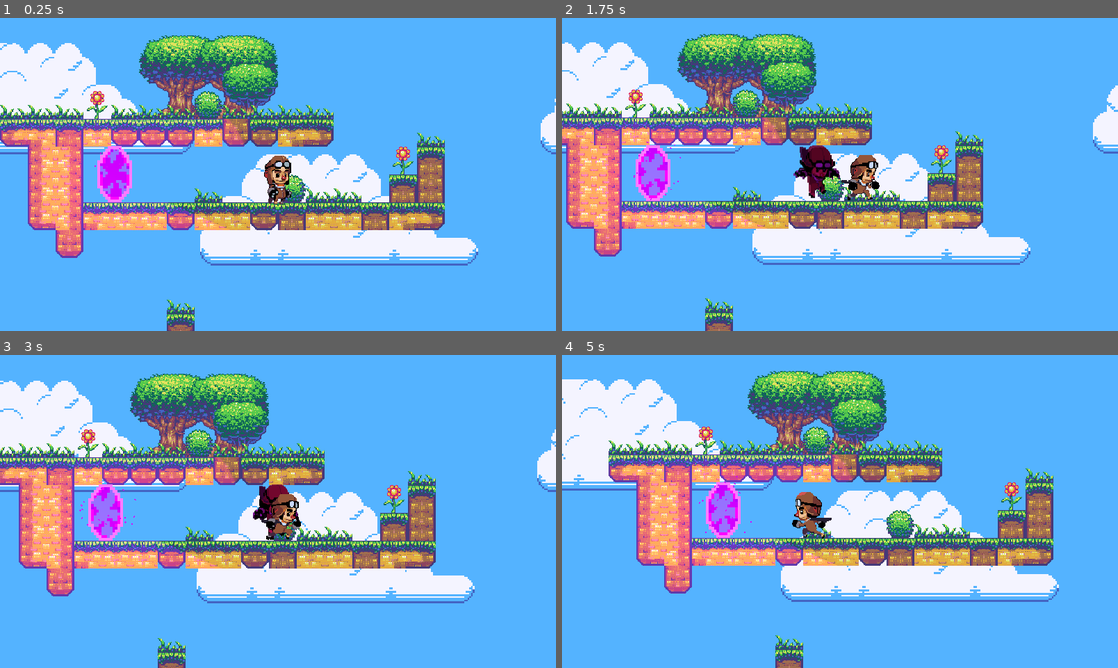
Above: before the commit, frames 1-4 (two rows, left to right).
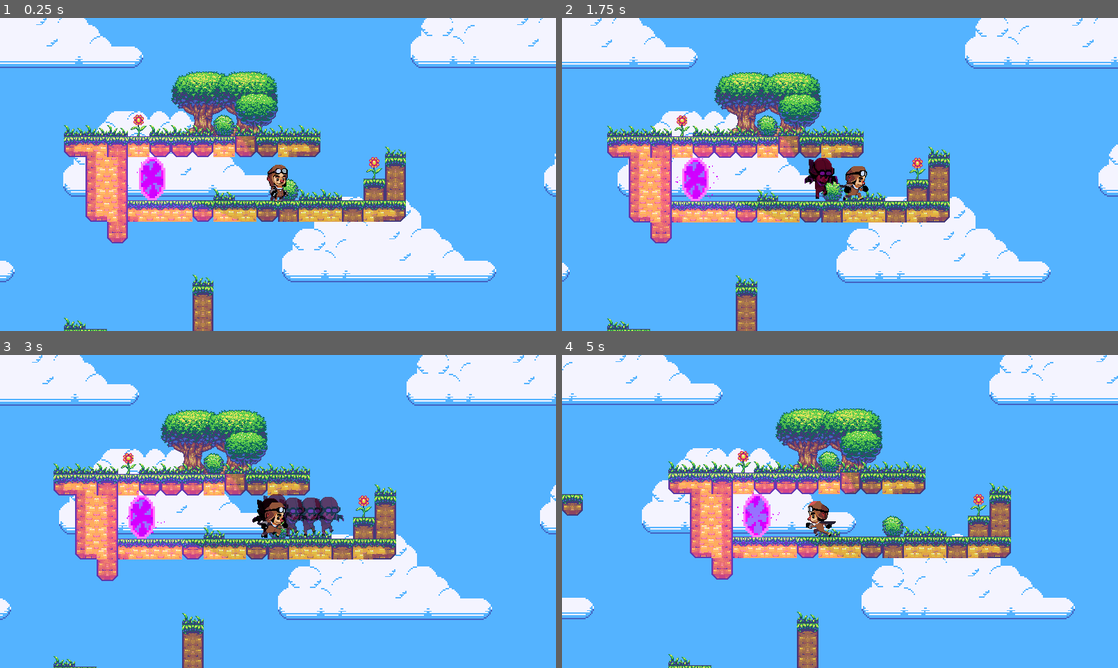
Above: after the commit, the same moments.

Repository: seanlim/zendari
Game: Godot game, scene res://Worlds/Sandbox.tscn
The game is run twice, just before and just after one commit, with the same random seed, the same clock (stepped at 60 frames per second) and the same inputs.
Inputs:
- Up to frame 1 (0.25 s): no input
- Up to frame 2 (1.75 s): hold Shift (player_rewind) 0.53-1.28 s; hold Right (ui_right) from 0.53 s (still down); tap Up (ui_up) at 0.77, 1.52 s; tap Shift (player_rewind) at 1.35 s
- Up to frame 3 (3 s): release Right (ui_right) at 2.03 s; hold Left (ui_left) 2.03-2.78 s; hold Shift (player_rewind) 2.03-2.78 s; hold Right (ui_right) from 2.78 s (still down); tap Shift (player_rewind) at 2.85 s
- Up to frame 4 (5 s): tap Up (ui_up) at 3.02, 3.77, 4.52 s; hold Shift (player_rewind) 3.53-4.28 s; release Right (ui_right) at 4.28 s; hold Left (ui_left) from 4.28 s (still down); tap Shift (player_rewind) at 4.35 s

The runs differ from the first frame. In frame 1, 44% of the frame differs, in the area x 0-100%, y 0-100%; in frame 2, 44%; in frame 3, 44%; in frame 4, 45%.

Commit message:
Adjust rewind speed

Diff:
--- a/Components/Player.tscn
+++ b/Components/Player.tscn
@@ -1,20 +1,62 @@
 [gd_scene load_steps=23 format=2]
 
 [ext_resource path="res://Player.gd" type="Script" id=1]
-[ext_resource path="res://Player/Jump4.png" type="Texture" id=2]
-[ext_resource path="res://World.shader" type="Shader" id=3]
-[ext_resource path="res://white.png" type="Texture" id=4]
-[ext_resource path="res://Player/Idle0.png" type="Texture" id=5]
+[ext_resource path="res://World.shader" type="Shader" id=2]
+[ext_resource path="res://white.png" type="Texture" id=3]
+[ext_resource path="res://Player/Idle0.png" type="Texture" id=4]
+[ext_resource path="res://Player/Jump4.png" type="Texture" id=5]
 [ext_resource path="res://Player/Run0.png" type="Texture" id=6]
 [ext_resource path="res://Player/Run1.png" type="Texture" id=7]
 [ext_resource path="res://Player/Run2.png" type="Texture" id=8]
 [ext_resource path="res://Player/Run3.png" type="Texture" id=9]
 [ext_resource path="res://Player/Run4.png" type="Texture" id=10]
 [ext_resource path="res://Player/Run7.png" type="Texture" id=11]
-[ext_resource path="res://Player/Jump3.png" type="Texture" id=12]
-[ext_resource path="res://Player/Jump0.png" type="Texture" id=13]
+[ext_resource path="res://Player/Jump0.png" type="Texture" id=12]
+[ext_resource path="res://Player/Jump3.png" type="Texture" id=13]
 [ext_resource path="res://Camera2D.gd" type="Script" id=14]
 [ext_resource path="res://Player/rewind.wav" type="AudioStream" id=15]
+
+[sub_resource type="ShaderMaterial" id=4]
+
+render_priority = 0
+shader = ExtResource( 2 )
+shader_param/rewind = false
+_sections_unfolded = [ "Resource", "shader_param" ]
+
+[sub_resource type="SpriteFrames" id=5]
+
+animations = [ {
+"frames": [ ExtResource( 4 ) ],
+"loop": true,
+"name": "idle",
+"speed": 5.0
+}, {
+"frames": [ ExtResource( 5 ) ],
+"loop": true,
+"name": "rewind",
+"speed": 5.0
+}, {
+"frames": [ ExtResource( 6 ), ExtResource( 7 ), ExtResource( 8 ), ExtResource( 9 ), ExtResource( 10 ), ExtResource( 11 ) ],
+"loop": true,
+"name": "run",
+"speed": 10.0
+}, {
+"frames": [ ExtResource( 12 ) ],
+"loop": true,
+"name": "jump",
+"speed": 10.0
+}, {
+"frames": [ ExtResource( 13 ) ],
+"loop": true,
+"name": "fall",
+"speed": 15.0
+} ]
+
+[sub_resource type="OccluderPolygon2D" id=6]
+
+closed = true
+cull_mode = 0
+polygon = PoolVector2Array( 0, -24, -4, -24, -8, -20, -16, -12, -16, 0, -12, 8, -12, 20, -12, 28, -8, 32, 0, 32, 8, 32, 8, 28, 16, 24, 16, 16, 12, 12, 16, -4, 16, -16, 12, -20, 8, -24, 0, -24 )
 
 [sub_resource type="Gradient" id=1]
 
@@ -41,7 +83,7 @@
 gravity = Vector3( 0, -50, 0 )
 initial_velocity = 1.0
 initial_velocity_random = 0.0
-angular_velocity = -2.65901e-23
+angular_velocity = -2.65901e-023
 angular_velocity_random = 0.0
 orbit_velocity = 0.0
 orbit_velocity_random = 0.0
@@ -67,48 +109,6 @@
 anim_loop = false
 _sections_unfolded = [ "Angle", "Angular Velocity", "Color", "Damping", "Gravity", "Hue Variation", "Scale" ]
 
-[sub_resource type="ShaderMaterial" id=4]
-
-render_priority = 0
-shader = ExtResource( 3 )
-shader_param/rewind = false
-_sections_unfolded = [ "Resource" ]
-
-[sub_resource type="SpriteFrames" id=5]
-
-animations = [ {
-"frames": [ ExtResource( 5 ) ],
-"loop": true,
-"name": "idle",
-"speed": 5.0
-}, {
-"frames": [ ExtResource( 2 ) ],
-"loop": true,
-"name": "rewind",
-"speed": 5.0
-}, {
-"frames": [ ExtResource( 6 ), ExtResource( 7 ), ExtResource( 8 ), ExtResource( 9 ), ExtResource( 10 ), ExtResource( 11 ) ],
-"loop": true,
-"name": "run",
-"speed": 10.0
-}, {
-"frames": [ ExtResource( 12 ) ],
-"loop": true,
-"name": "fall",
-"speed": 15.0
-}, {
-"frames": [ ExtResource( 13 ) ],
-"loop": true,
-"name": "jump",
-"speed": 10.0
-} ]
-
-[sub_resource type="OccluderPolygon2D" id=6]
-
-closed = true
-cull_mode = 0
-polygon = PoolVector2Array( 0, -24, -4, -24, -8, -20, -16, -12, -16, 0, -12, 8, -12, 20, -12, 28, -8, 32, 0, 32, 8, 32, 8, 28, 16, 24, 16, 16, 12, 12, 16, -4, 16, -16, 12, -20, 8, -24, 0, -24 )
-
 [sub_resource type="CapsuleShape2D" id=7]
 
 custom_solver_bias = 0.0
@@ -127,7 +127,43 @@
 "_edit_group_": true
 }
 
-[node name="RewindParticles" type="Particles2D" parent="." index="0"]
+[node name="RewindShader" type="TextureRect" parent="." index="0"]
+
+material = SubResource( 4 )
+anchor_left = 0.0
+anchor_top = 0.0
+anchor_right = 1.0
+anchor_bottom = 1.0
+margin_left = -699.0
+margin_top = -453.0
+margin_right = 672.0
+margin_bottom = 384.0
+rect_pivot_offset = Vector2( 0, 0 )
+rect_clip_content = false
+mouse_filter = 1
+mouse_default_cursor_shape = 0
+size_flags_horizontal = 1
+size_flags_vertical = 1
+texture = ExtResource( 3 )
+expand = true
+stretch_mode = 0
+_sections_unfolded = [ "Anchor", "Grow Direction", "Margin", "Material" ]
+
+[node name="Sprite" type="AnimatedSprite" parent="." index="1"]
+
+editor/display_folded = true
+frames = SubResource( 5 )
+animation = "idle"
+playing = true
+
+[node name="LightOccluder2D" type="LightOccluder2D" parent="Sprite" index="0"]
+
+modulate = Color( 0.0859375, 0.0713836, 0.0713836, 0 )
+occluder = SubResource( 6 )
+light_mask = 1
+_sections_unfolded = [ "Visibility" ]
+
+[node name="RewindParticles" type="Particles2D" parent="." index="2"]
 
 modulate = Color( 0.872764, 0.0926971, 0.878906, 0.685098 )
 show_behind_parent = true
@@ -145,47 +181,12 @@
 local_coords = false
 draw_order = 0
 process_material = SubResource( 3 )
-texture = ExtResource( 2 )
+texture = ExtResource( 5 )
 normal_map = null
 h_frames = 1
 v_frames = 1
 _sections_unfolded = [ "Drawing", "Process Material", "Textures", "Time", "Transform", "Visibility" ]
 
-[node name="RewindShader" type="TextureRect" parent="." index="1"]
-
-material = SubResource( 4 )
-anchor_left = 0.0
-anchor_top = 0.0
-anchor_right = 1.0
-anchor_bottom = 1.0
-margin_left = -416.0
-margin_top = -320.0
-margin_right = 672.0
-margin_bottom = 384.0
-rect_pivot_offset = Vector2( 0, 0 )
-rect_clip_content = false
-mouse_filter = 1
-mouse_default_cursor_shape = 0
-size_flags_horizontal = 1
-size_flags_vertical = 1
-texture = ExtResource( 4 )
-expand = true
-stretch_mode = 0
-_sections_unfolded = [ "Anchor", "Grow Direction", "Margin", "Material" ]
-
-[node name="Sprite" type="AnimatedSprite" parent="." index="2"]
-
-frames = SubResource( 5 )
-animation = "idle"
-playing = true
-
-[node name="LightOccluder2D" type="LightOccluder2D" parent="Sprite" index="0"]
-
-modulate = Color( 0.0859375, 0.0713836, 0.0713836, 0 )
-occluder = SubResource( 6 )
-light_mask = 1
-_sections_unfolded = [ "Visibility" ]
-
 [node name="CollisionShape2D" type="CollisionShape2D" parent="." index="3"]
 
 visible = false
@@ -194,10 +195,12 @@
 
 [node name="Camera2D" type="Camera2D" parent="." index="4"]
 
+position = Vector2( 0.294867, -6.73682 )
+scale = Vector2( 4.46954, 4.10319 )
 anchor_mode = 1
 rotating = false
 current = true
-zoom = Vector2( 1, 1 )
+zoom = Vector2( 1.3, 1.3 )
 limit_left = -10000000
 limit_top = -10000000
 limit_right = 10000000
@@ -206,7 +209,7 @@
 drag_margin_h_enabled = false
 drag_margin_v_enabled = true
 smoothing_enabled = true
-smoothing_speed = 5.0
+smoothing_speed = 6.0
 offset_v = 0.0
 offset_h = 0.0
 drag_margin_left = 0.2
--- a/Components/Portal.tscn
+++ b/Components/Portal.tscn
@@ -1,14 +1,14 @@
 [gd_scene load_steps=16 format=2]
 
 [ext_resource path="res://Portal.gd" type="Script" id=1]
-[ext_resource path="res://Portal/portal0.png" type="Texture" id=2]
-[ext_resource path="res://Portal/portal1.png" type="Texture" id=3]
-[ext_resource path="res://Portal/portal2.png" type="Texture" id=4]
-[ext_resource path="res://Portal/portal3.png" type="Texture" id=5]
-[ext_resource path="res://Tiles/white.png" type="Texture" id=6]
-[ext_resource path="res://Transition.shader" type="Shader" id=7]
-[ext_resource path="res://Components/Transition.gd" type="Script" id=8]
-[ext_resource path="res://shadowTexture.png" type="Texture" id=9]
+[ext_resource path="res://shadowTexture.png" type="Texture" id=2]
+[ext_resource path="res://Portal/portal0.png" type="Texture" id=3]
+[ext_resource path="res://Portal/portal1.png" type="Texture" id=4]
+[ext_resource path="res://Portal/portal2.png" type="Texture" id=5]
+[ext_resource path="res://Portal/portal3.png" type="Texture" id=6]
+[ext_resource path="res://Tiles/white.png" type="Texture" id=7]
+[ext_resource path="res://Transition.shader" type="Shader" id=8]
+[ext_resource path="res://Components/Transition.gd" type="Script" id=9]
 
 [sub_resource type="RectangleShape2D" id=1]
 
@@ -107,15 +107,43 @@
 scale = Vector2( 0.957143, 1 )
 shape = SubResource( 1 )
 
-[node name="Sprite" type="AnimatedSprite" parent="." index="1"]
+[node name="Light2D" type="Light2D" parent="." index="1"]
+
+position = Vector2( 0, 4 )
+scale = Vector2( 2.66667, 1.03333 )
+enabled = true
+editor_only = false
+texture = ExtResource( 2 )
+offset = Vector2( 0, 0 )
+texture_scale = 1.0
+color = Color( 1, 0, 1, 1 )
+energy = 0.8
+mode = 0
+range_height = 0.0
+range_z_min = -1024
+range_z_max = 1024
+range_layer_min = 0
+range_layer_max = 0
+range_item_cull_mask = 1
+shadow_enabled = true
+shadow_color = Color( 0, 0, 0, 0 )
+shadow_buffer_size = 2048
+shadow_gradient_length = 0.0
+shadow_filter = 0
+shadow_filter_smooth = 0.0
+shadow_item_cull_mask = 1
+_sections_unfolded = [ "Range", "Shadow" ]
+
+[node name="Sprite" type="AnimatedSprite" parent="." index="2"]
 
 position = Vector2( 8.02568, 0 )
 scale = Vector2( 0.256575, 0.133333 )
 frames = SubResource( 2 )
 animation = "default"
+frame = 2
 playing = true
 
-[node name="Particles2D" type="Particles2D" parent="." index="2"]
+[node name="Particles2D" type="Particles2D" parent="." index="3"]
 
 position = Vector2( 12.1283, 2.94088 )
 scale = Vector2( -3.22395, -1.60208 )
@@ -133,13 +161,13 @@
 local_coords = true
 draw_order = 0
 process_material = SubResource( 3 )
-texture = ExtResource( 6 )
+texture = ExtResource( 7 )
 normal_map = null
 h_frames = 1
 v_frames = 1
 _sections_unfolded = [ "Drawing", "Material", "Process Material", "Textures", "Time" ]
 
-[node name="Camera2D" type="Camera2D" parent="." index="3"]
+[node name="Camera2D" type="Camera2D" parent="." index="4"]
 
 anchor_mode = 1
 rotating = false
@@ -164,7 +192,7 @@
 editor_draw_limits = false
 editor_draw_drag_margin = false
 
-[node name="Transition" type="ColorRect" parent="." index="4"]
+[node name="Transition" type="ColorRect" parent="." index="5"]
 
 material = SubResource( 6 )
 anchor_left = 0.0
@@ -182,10 +210,10 @@
 size_flags_horizontal = 1
 size_flags_vertical = 1
 color = Color( 0.976562, 0.976562, 0.976562, 1 )
-script = ExtResource( 8 )
+script = ExtResource( 9 )
 _sections_unfolded = [ "Anchor", "Margin", "Material", "Visibility" ]
 
-[node name="Tween" type="Tween" parent="." index="5"]
+[node name="Tween" type="Tween" parent="." index="6"]
 
 repeat = false
 playback_process_mode = 1
@@ -194,30 +222,3 @@
 playback/repeat = false
 playback/speed = 1.0
 _sections_unfolded = [ "playback" ]
-
-[node name="Light2D" type="Light2D" parent="." index="6"]
-
-position = Vector2( 0, 4 )
-scale = Vector2( 2.66667, 1.03333 )
-enabled = true
-editor_only = false
-texture = ExtResource( 9 )
-offset = Vector2( 0, 0 )
-texture_scale = 1.0
-color = Color( 1, 0, 1, 1 )
-energy = 0.8
-mode = 0
-range_height = 0.0
-range_z_min = -1024
-range_z_max = 1024
-range_layer_min = 0
-range_layer_max = 0
-range_item_cull_mask = 1
-shadow_enabled = true
-shadow_color = Color( 0, 0, 0, 0 )
-shadow_buffer_size = 2048
-shadow_gradient_length = 0.0
-shadow_filter = 0
-shadow_filter_smooth = 0.0
-shadow_item_cull_mask = 1
-_sections_unfolded = [ "Range", "Shadow" ]
--- a/Player.gd
+++ b/Player.gd
@@ -33,7 +33,7 @@
 
 	# REWIND
 	if rewinding && motion_hist.size() > 0:
-		$Camera2D.shake(1, 35, 2)
+		$Camera2D.shake(0.8, 20, 2)
 		$Sprite.animation = "rewind"
 		shader.set_shader_param("rewind", true)
 		$RewindParticles.set_emitting(rewinding)
--- a/World.shader
+++ b/World.shader
@@ -3,7 +3,7 @@
 
 void fragment() {
 	if (rewind){
-		COLOR = vec4(0.1, 0.1, 0.2, 0.6);
+		COLOR =  vec4(0.1, 0.1, 0.2, 0.6);
 	}
 	else {
 		COLOR = vec4(0, 0, 0, 0);
--- a/Worlds/Sandbox.gd
+++ b/Worlds/Sandbox.gd
@@ -12,16 +12,23 @@
 	# Called every frame. Delta is time since last frame.
 	# Update game logic here.
 	counter += delta
-	if counter > 0.07:
+	if counter > 0.06 && !$Player.rewinding:
 		if position_hist.size() == 0:
 			position_hist.append($Player.position)
 		elif $Player.position != position_hist[-1]:
 			position_hist.append($Player.position)
 		counter = 0
-	print(counter)
+	#print(counter)
 	pass
 
 func _physics_process(delta):
+	if Input.is_action_just_pressed('player_rewind'):
+		Engine.time_scale = 0.3
+	elif Input.is_action_just_released('player_rewind'):
+		Engine.time_scale = 1.0
 	if Input.is_action_pressed('player_rewind') && position_hist.size() > 0:
 		$Player.rewinding = true
-		$Player.position = position_hist.pop_back();
+		print(counter)
+		if counter > 0.008:
+			counter = 0
+			$Player.position = position_hist.pop_back();
Not shown: 2 places in Components/Portal.tscn that only renumber resources
